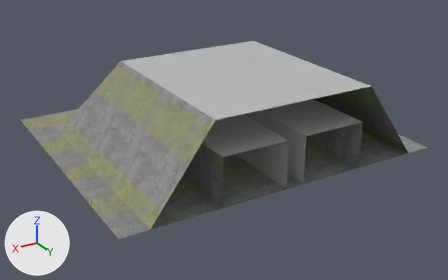
What one commit did to the FBX model LunaStorm/Assets/Prefab/StaticMesh/SM_MegaBuilding.fbx.
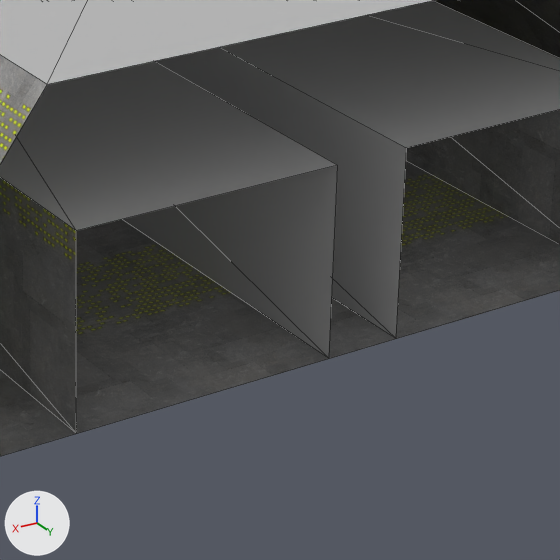
Each version appears first whole from a 50 mm lens placed at (5.14, 10.43, 4.28), pointed at (-0.02, 1.84, -0.01), and next in a close-up on the part from 45% to 77% of the width and 35% to 86% of the height. The lights are fixed; the arrows at lower left show +X, +Y and +Z. The close-ups show mesh edges as thin lines. Where no turn or scale is listed for an object, it has been applied to the vertices.

Objects in the first close-up: 'SM_Ground', 'SM_MegaBuilding', 'SM_MegaBuilding_Roof'.
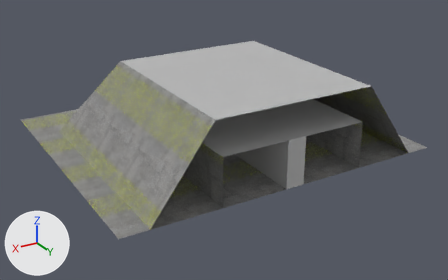
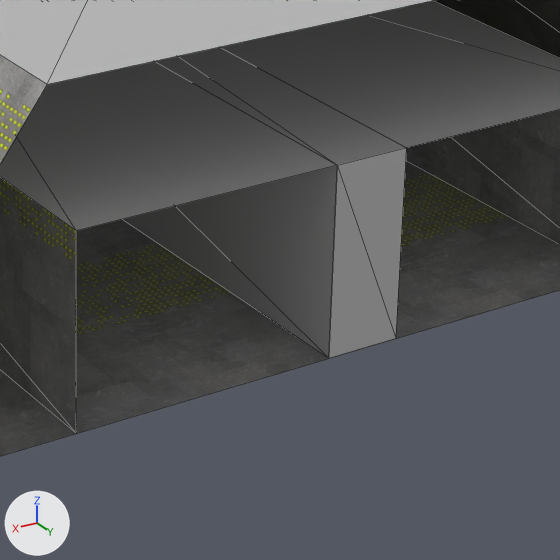
What differs and where, as boxes [x1, y1, x2, y2] in the close-ups (560 x 560 px):
```json
{"object": "SM_MegaBuilding_Roof2", "change": "added", "after": [155, 47, 406, 358]}
```

The change, as JSON lines over the scene's bpy script:
```json
{"op": "add", "block": "me_mesh_004_1", "code": ["me_mesh_004_1 = bpy.data.meshes.new('Mesh.004')", "me_mesh_004_1.from_pydata([(0.16, 1.75, -0.39), (0.16, 1.75, 0.39), (-0.16, 1.75, 0.39), (-0.16, 1.75, -0.39), (0.16, -1.75, 0.39), (0.16, 1.75, 0.39), (-0.16, 1.75, 0.39), (-0.16, -1.75, 0.39)], [], [(0, 1, 3), (3, 1, 2), (4, 7, 5), (5, 7, 6)])", "me_mesh_004_1.materials.append(mat_lambert1)  # grey #bcbcbc"]}
{"op": "add", "block": "ob_sm_megabuilding_roof2", "code": ["ob_sm_megabuilding_roof2 = bpy.data.objects.new('SM_MegaBuilding_Roof2', me_mesh_004_1)", "ob_sm_megabuilding_roof2.location = (0.0, 2.168, 0.391)"]}
```
